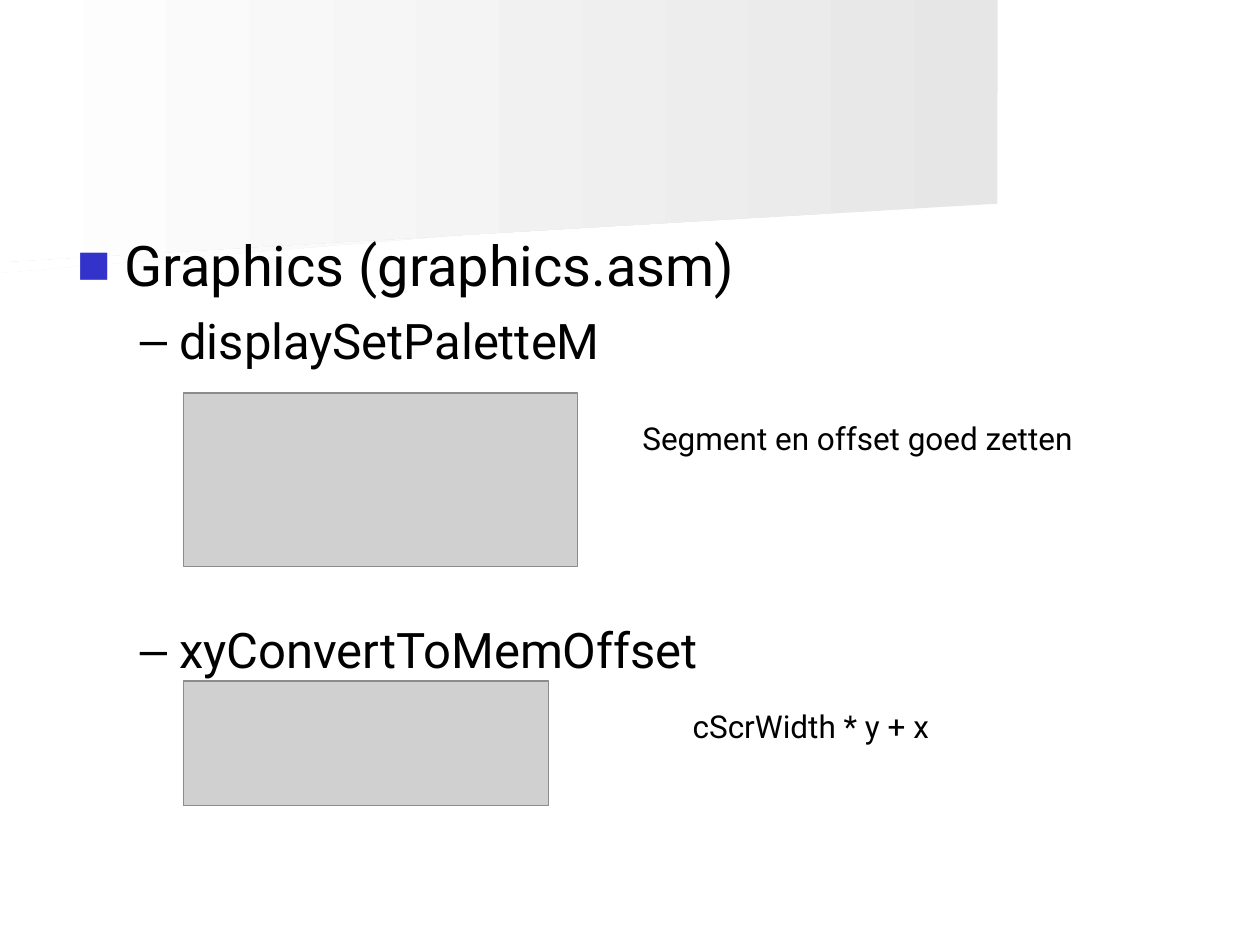
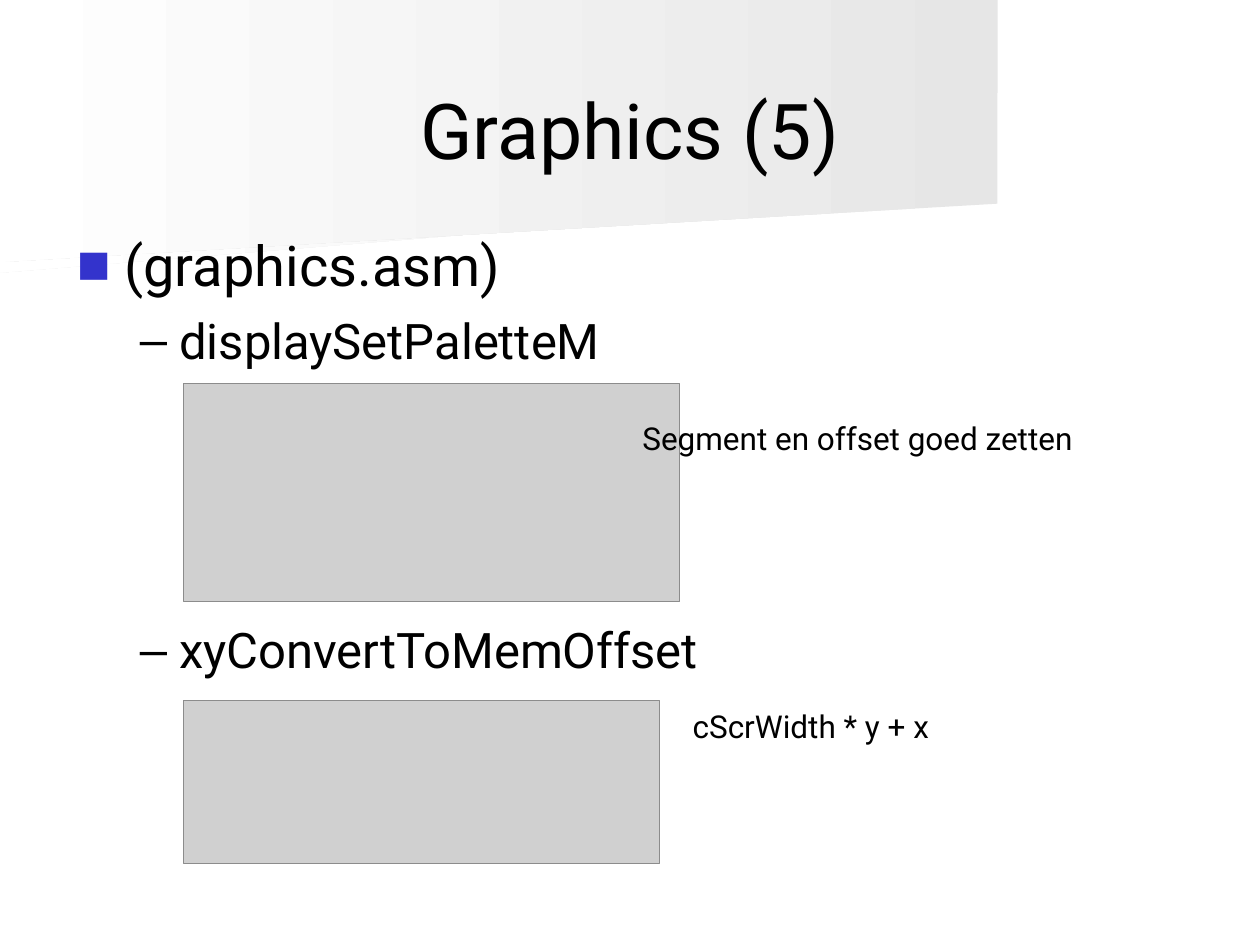
Before and after one commit to angryzor/space_invaders_8086, a slide deck: slide 19 of Presentatie.ppt (slide 17 before the commit). Drawn at 1260x945 pixels with LibreOffice and Linux fonts; fonts in the diff are those of the drawing; grey boxes stand for pictures. Boxes give left, top, right and bottom in pixels: in the first picture for what was removed or moved away, otherwise in the second. Text is boxed around its words. In the diff, an @@ line names an element or a change of style, - is before the commit and + after.

```diff
--- a/Presentatie.ppt
+++ b/Presentatie.ppt
@@ title added at box(420, 97, 839, 177), 44 pt, text #000000 @@
+Graphics (5)
@@ text at box(124, 241, 500, 299): text changed @@
-■ Graphics (graphics.asm)
+■ (graphics.asm)
@@ picture: place and size @@
-picture at box(184, 393, 577, 567)
+picture at box(184, 383, 680, 601)
@@ picture: place and size @@
-picture at box(184, 680, 549, 805)
+picture at box(184, 701, 660, 863)
```
Also in this commit, not shown: 27 other slides changed, 4 slides added, 2 slides removed.
